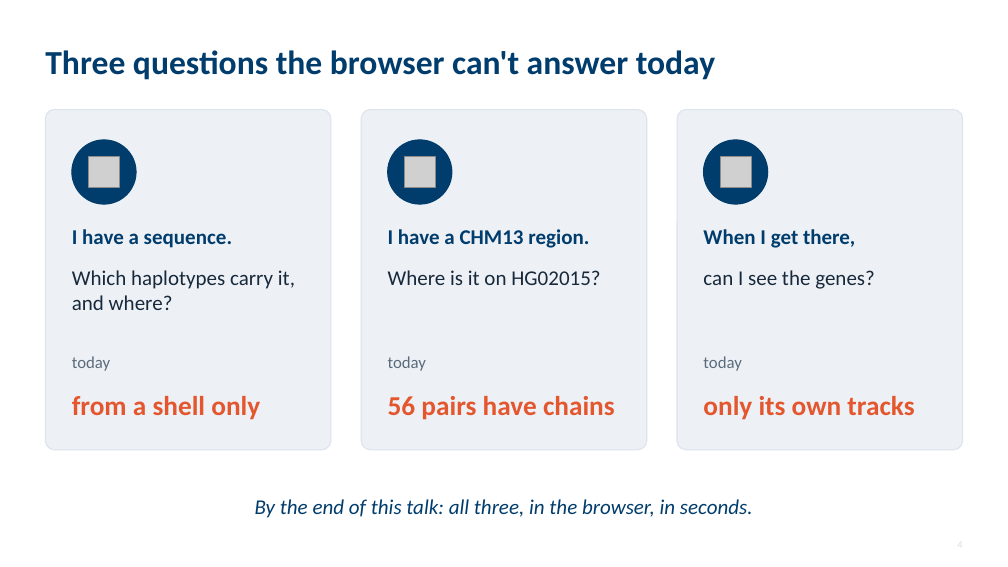
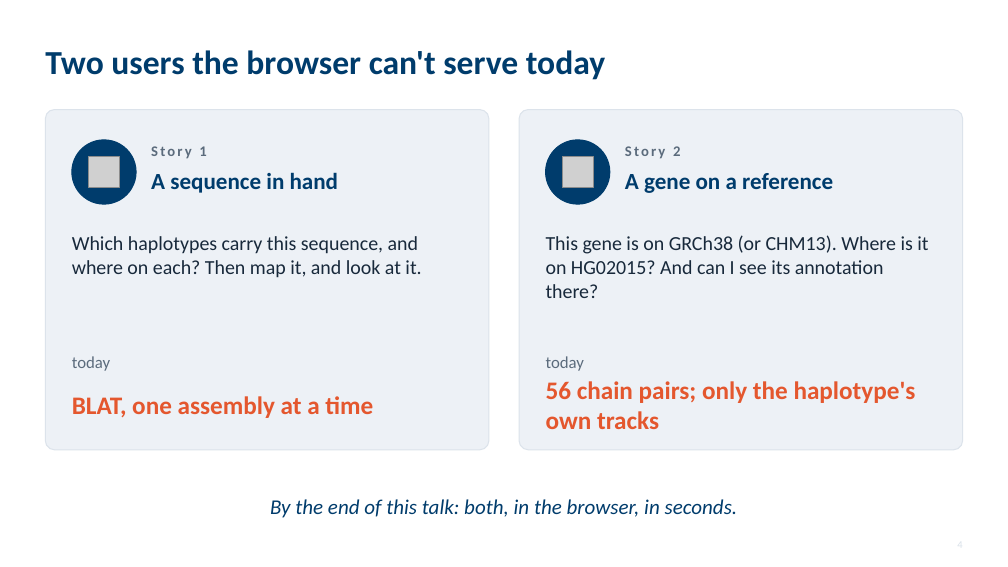
Before and after one commit to parsaeskandar/hprc_2026_poster, a slide deck: slide 4 of talk/HPRC2026_talk.pptx. Drawn at 1008x567 pixels with LibreOffice and Linux fonts; fonts in the diff are those of the drawing; grey boxes stand for pictures. Boxes give left, top, right and bottom in pixels: in the first picture for what was removed or moved away, otherwise in the second. Text is boxed around its words. In the diff, an @@ line names an element or a change of style, - is before the commit and + after.

Commit message:
Talk: frame demos as two user stories (a sequence in hand; a gene on a reference)

```diff
--- a/talk/HPRC2026_talk.pptx
+++ b/talk/HPRC2026_talk.pptx
@@ text at (45, 50, 605, 80): text changed @@
-Three questions the browser can't answer today
+Two users the browser can't serve today
@@ rounded rectangle: place and size @@
-rounded rectangle at (45, 110, 331, 450)
+rounded rectangle at (45, 110, 489, 450)
@@ rounded rectangle at (45, 110, 489, 450): proportions changed @@
@@ rounded rectangle removed at (361, 110, 647, 450) @@
@@ rounded rectangle at (520, 110, 963, 450): proportions changed @@
@@ rounded rectangle: place and size @@
-rounded rectangle at (678, 110, 963, 450)
+rounded rectangle at (520, 110, 963, 450)
@@ text added at (151, 146, 206, 159), 14 pt, text #5B6B7C, bold @@
+Story 1
@@ ellipse: place and size @@
-ellipse at (388, 140, 452, 204)
+ellipse at (546, 140, 610, 204)
@@ text added at (625, 146, 680, 159), 14 pt, text #5B6B7C, bold @@
+Story 2
@@ ellipse removed at (704, 140, 768, 204) @@
@@ text added at (151, 172, 339, 193), 22 pt, text #003C6C, bold @@
+A sequence in hand
@@ picture: place and size @@
-picture at (405, 157, 436, 188)
+picture at (563, 157, 594, 188)
@@ text added at (625, 173, 833, 193), 22 pt, text #003C6C, bold @@
+A gene on a reference
@@ picture removed at (721, 157, 752, 188) @@
@@ text at (72, 236, 421, 278): text changed; size 20 to 19 pt @@
-Which haplotypes carry it, and where?
+Which haplotypes carry this sequence, and where on each? Then map it, and look at it.
@@ text removed at (72, 229, 232, 248) @@
-I have a sequence.
@@ text removed at (388, 229, 589, 248) @@
-I have a CHM13 region.
@@ text added at (546, 235, 928, 298), 19 pt, text #18293B @@
+This gene is on GRCh38 (or CHM13). Where is it on HG02015? And can I see its annotation there?
@@ text removed at (703, 229, 855, 248) @@
-When I get there,
@@ text removed at (388, 270, 600, 285) @@
-Where is it on HG02015?
@@ text removed at (703, 270, 875, 289) @@
-can I see the genes?
@@ text removed at (388, 356, 426, 371) @@
-today
@@ text "today": place and size @@
-text "today" at (703, 356, 741, 371)
+text "today" at (546, 356, 584, 371)
@@ text at (546, 381, 916, 429): text changed; size 26 to 24 pt @@
-only its own tracks
+56 chain pairs; only the haplotype's own tracks
@@ text removed at (72, 396, 260, 420) @@
-from a shell only
@@ text added at (72, 396, 373, 418), 24 pt, text #E4572E, bold @@
+BLAT, one assembly at a time
@@ text removed at (388, 396, 615, 420) @@
-56 pairs have chains
@@ text at (270, 499, 738, 518): text changed @@
-By the end of this talk: all three, in the browser, in seconds.
+By the end of this talk: both, in the browser, in seconds.
```
Also in this commit, not shown: 6 other slides changed, 4 other files.
